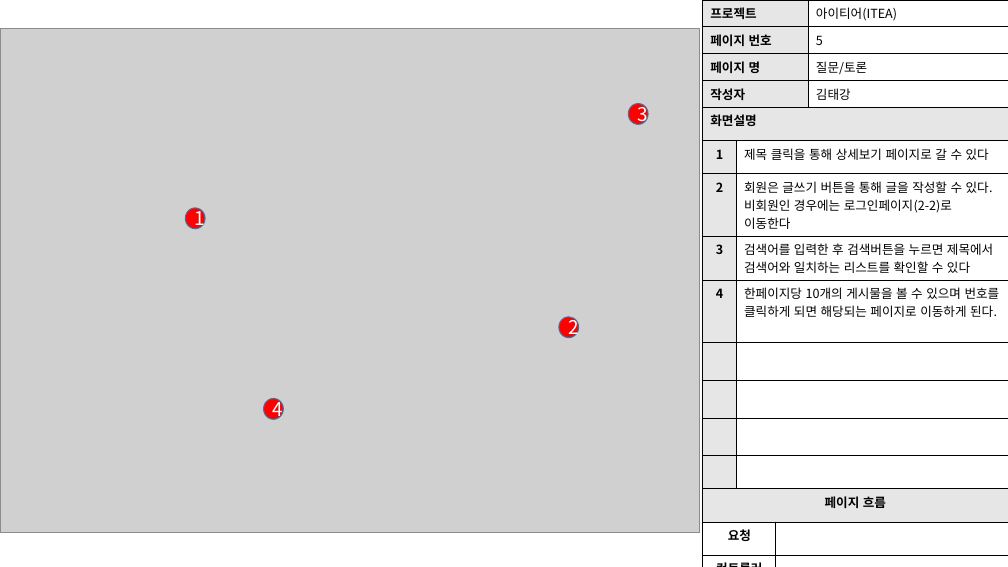
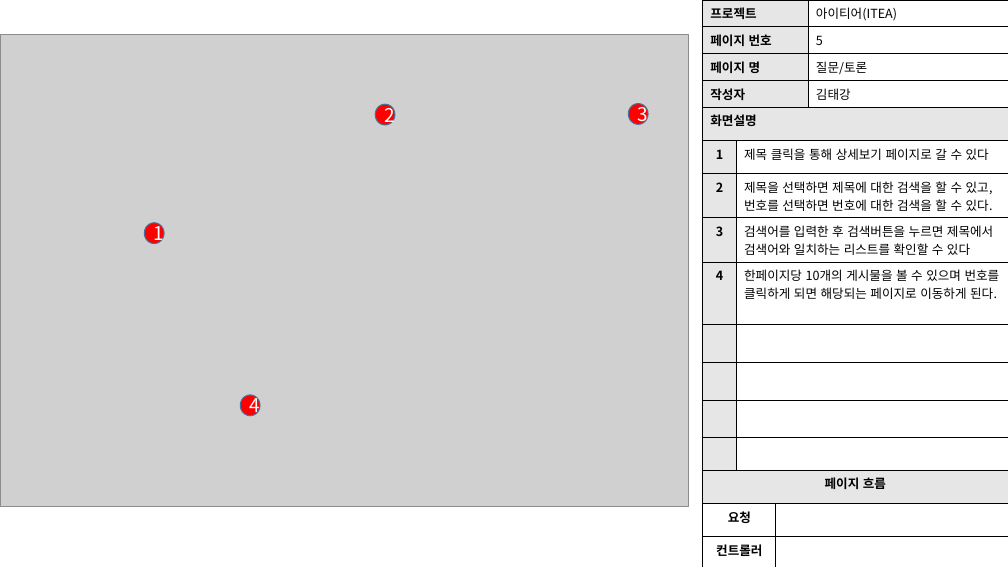
Before and after one commit to skwls2087/itea, a slide deck: slide 20 of 추가자료/스토리보드/스토리보드.pptx (slide 19 before the commit). Drawn at 1008x567 pixels with LibreOffice and Linux fonts; fonts in the diff are those of the drawing; grey boxes stand for pictures. Boxes give left, top, right and bottom in pixels: in the first picture for what was removed or moved away, otherwise in the second. Text is boxed around its words. In the diff, an @@ line names an element or a change of style, - is before the commit and + after.

```diff
--- a/추가자료/스토리보드/스토리보드.pptx
+++ b/추가자료/스토리보드/스토리보드.pptx
@@ picture: place and size @@
-picture at [0, 28, 699, 532]
+picture at [0, 34, 688, 507]
@@ ellipse "2": place and size @@
-ellipse "2" at [559, 317, 578, 338]
+ellipse "2" at [375, 104, 395, 126]
@@ table at [703, 107, 1008, 567] @@
-row 3, column 2: 회원은 글쓰기 버튼을 통해 글을 작성할 수 있다. 비회원인 경우에는 로그인페이지(2-2)로 이동한다
+row 3, column 2: 제목을 선택하면 제목에 대한 검색을 할 수 있고, 번호를 선택하면 번호에 대한 검색을 할 수 있다.
@@ ellipse "1": place and size @@
-ellipse "1" at [185, 208, 205, 229]
+ellipse "1" at [144, 223, 164, 244]
@@ ellipse "4": place and size @@
-ellipse "4" at [264, 399, 284, 420]
+ellipse "4" at [240, 395, 260, 416]
```
Also in this commit, not shown: 6 other slides changed, 1 slide added, 2 other files.
